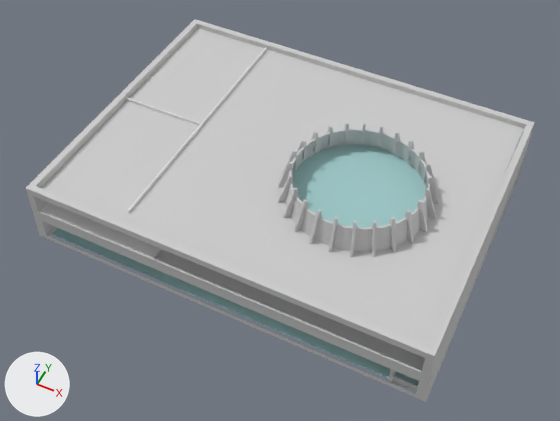
The FBX model Assets/Resources/Models/Scene/EngineeringScene.fbx, before and after one commit.
Rendered twice from a camera (50 mm lens) standing at (18.4, -21.2, 27.4) and looking at (7.9, -0.1, 0.9). The axes (+X, +Y, +Z) are drawn at lower left. The lights are the same throughout. Where no turn or scale is listed for an object, it has been applied to the vertices. Vertices at the same position are counted once.

Names of what the first picture shows: 'ceilling', 'ceilling(glass)', 'floor1', 'floor2', 'wall', 'wall005', 'wall2'.
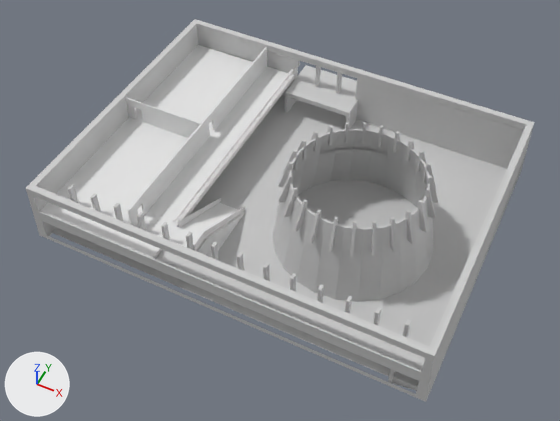
Commit message: EngineeringScene 수정

Changed parts and their boxes [x1, y1, x2, y2] in the pictures (560 x 421 px; the box of a moved part takes in the faces that stretch with it):
'ceilling', deleted: before [42, 28, 524, 346]
'floor1', recoloured, moved: before [52, 174, 505, 386]; after [52, 95, 507, 386]
'ceilling(glass)', deleted (cyan): before [292, 144, 426, 228]
part 1 of me_mesh, moved or reshaped (not visible before): after [298, 66, 345, 116]
'wall2', unchanged, uncovered by the edit: before [278, 122, 438, 257]; after [272, 122, 438, 302]
'floor2', unchanged, uncovered by the edit: before [40, 202, 162, 259]; after [40, 45, 294, 259]
'wall005', unchanged, uncovered by the edit: before [128, 47, 267, 213]; after [128, 47, 267, 227]
'deco', unchanged, uncovered by the edit: after [285, 65, 358, 117]

What changed in the scene script:
```text
Add mat_white:
    mat_white = principled_material('white')
    mat_white.base_color = (0.588, 0.588, 0.588)  # light grey #cacaca
    mat_white.roughness = 0.859
Change me_mesh_001:
    where me_mesh_001.from_pydata(...)  # 8 vertices, 6 faces; spans x -8.8..8.8, y -6.7..6.7, z 0.0
    remove me_mesh_001.materials.append(mat_ground)  # cyan #9fcaca
    add me_mesh_001.materials.append(mat_white)  # light grey #cacaca
Change me_mesh:
    used by ob_wall; location = (7.76, 1.18, 1.79)
    remove me_mesh.from_pydata(...)  # 783 vertices, 1316 faces; spans x -9.3..9.3, y -7.0..7.0, z -1.6..1.6
    add me_mesh.from_pydata(...)  # 822 vertices, 1333 faces; spans x -9.3..9.3, y -7.0..7.0, z -1.6..1.6
    me_mesh part 1
    1 vertex is removed from x -2.8, y 6.6, z -1.4
    32 faces are deleted
    2 vertices move within x -2.8..0.4, y 6.6, z -1.4
    16 vertices are added at x -1.8..-0.5, y 6.7..7.0, z -0.1..0.7
    8 new vertices lie (0.0, 0.0, 0.5) away from vertices in x -1.8..-0.5, y 6.7..7.0, z 0.7
    41 new faces join them
Remove ob_ceilling_glass:
    ob_ceilling_glass = bpy.data.objects.new('ceilling(glass)', me_mesh_006)
    ob_ceilling_glass.location = (7.77, 1.19, 3.09)
Change ob_floor1:
    ob_floor1.location: (7.77, 1.18, 0.21) -> (7.77, 1.18, 0.33)
Remove ob_ceilling:
    ob_ceilling = bpy.data.objects.new('ceilling', me_mesh_005)
    ob_ceilling.location = (7.77, 1.19, 3.09)
```
